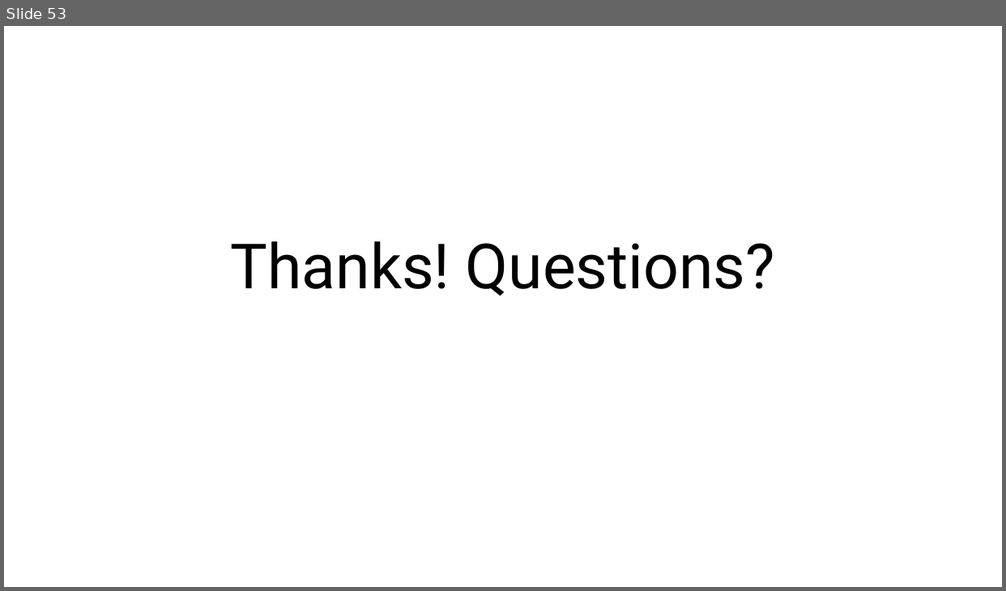
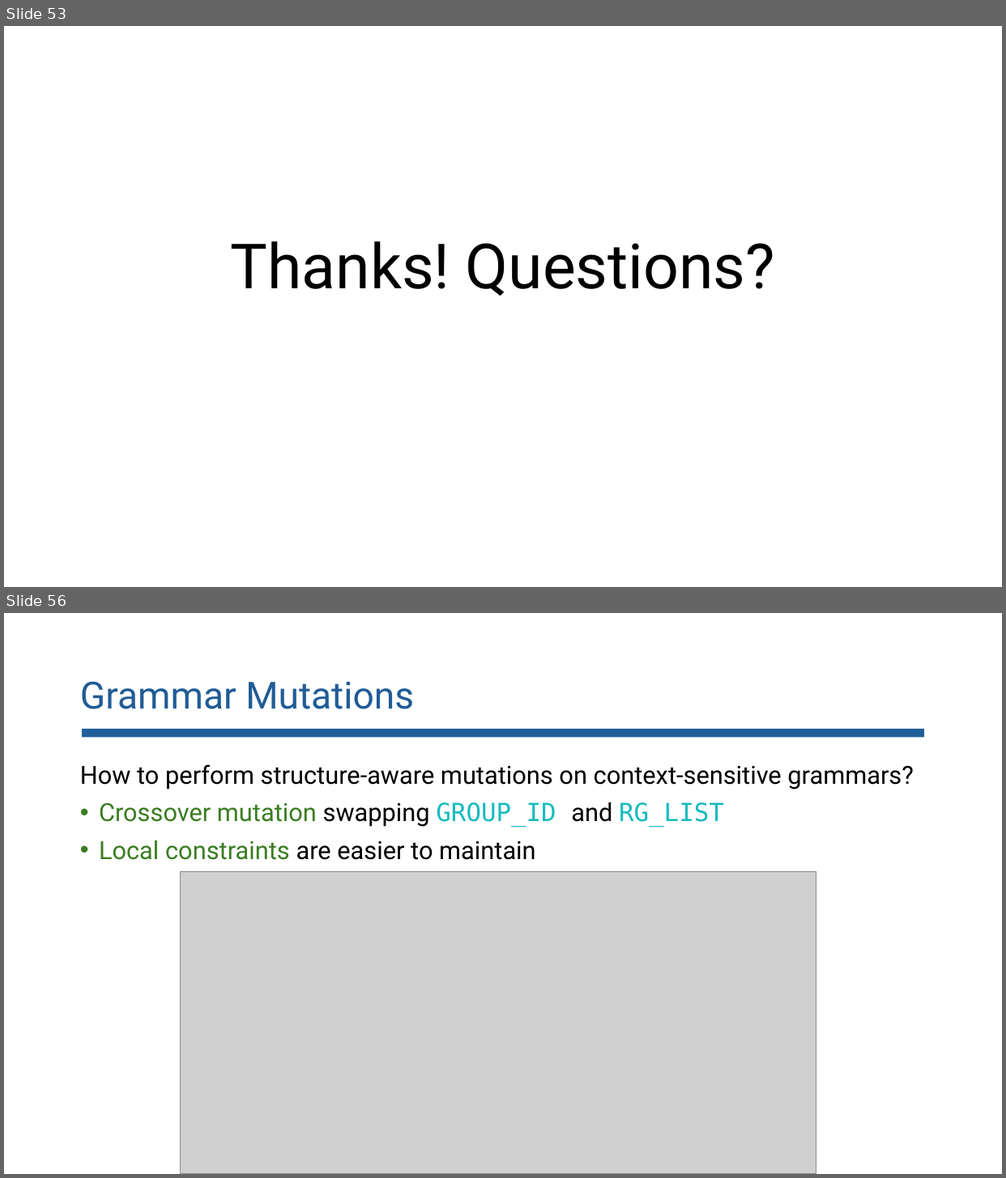
Before and after one commit to lorchrob/goblin_slides, a slide deck: goblin_slides.pptx. Shown one above the other, each under a label of ours: slide 53 before the commit, slides 53 and 56 after it; the slides between them are not shown. The pictures are 1006x591 and 1006x1178 pixels, drawn with LibreOffice and Linux fonts; fonts in the diff are those of the drawing; grey boxes stand for pictures. Boxes give left, top, right and bottom in pixels: in the first picture for what was removed or moved away, otherwise in the second. Text is boxed around its words. In the diff, an @@ line names an element or a change of style, - is before the commit and + after.

```diff
--- a/goblin_slides.pptx
+++ b/goblin_slides.pptx
@@ slide 56 added at (4,613,1002,1174), background #FFFFFF @@
@@ title added at (80,681,414,709), 36 pt, text #205C96 @@
+Grammar Mutations
@@ rectangle added at (82,729,924,737), fill #215F9A @@
@@ text added at (80,764,913,860), 24 pt, text #000000 @@
+How to perform structure-aware mutations on context-sensitive grammars?
+• Crossover mutation swapping GROUP_ID and RG_LIST
+• Local constraints are easier to maintain
@@ picture added at (180,871,816,1174) @@
```
Also in this commit, not shown: 7 other slides added, 1 slide removed.
